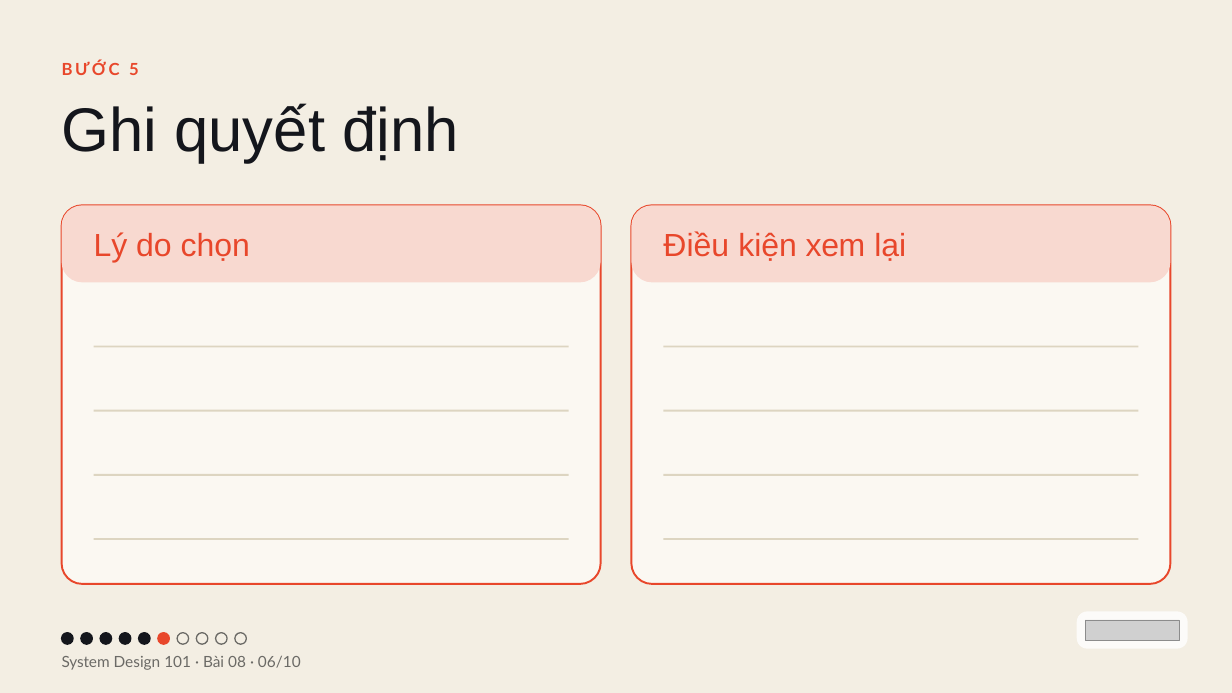
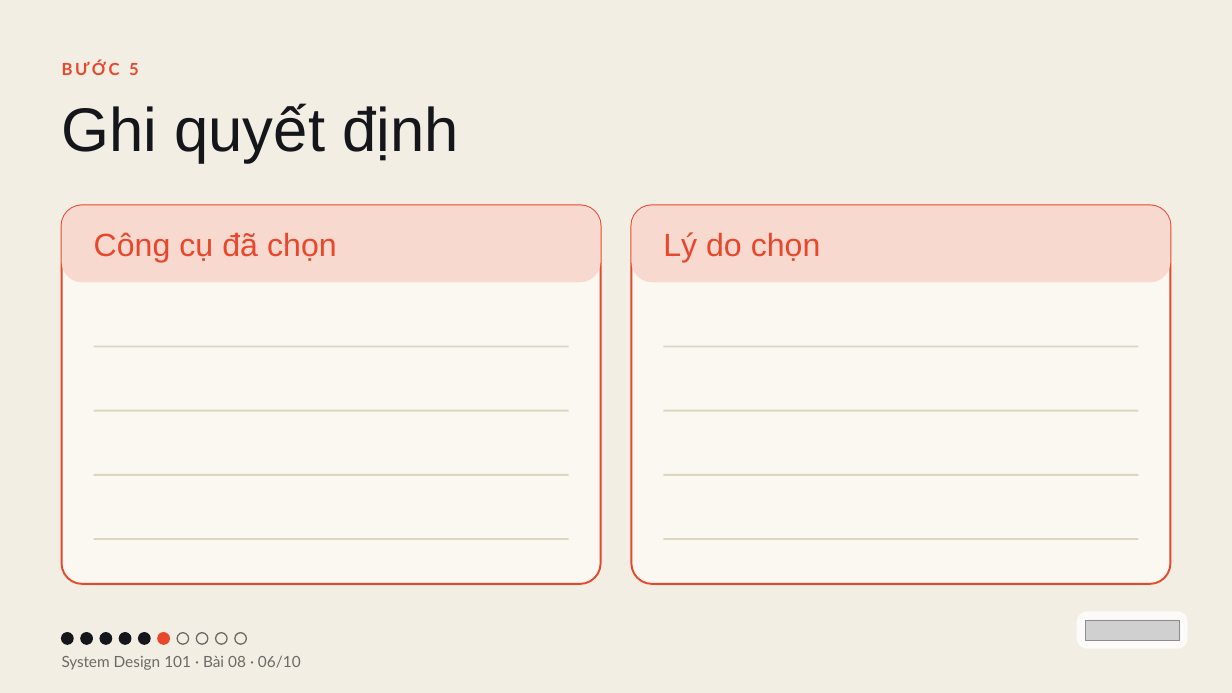
Before and after one commit to vohoailinh90/tool-marketing-studio, a slide deck: slide 6 of system-design-101/vi/lessons/sd-13-008/slides/sd-13-008.pptx. Drawn at 1232x693 pixels with LibreOffice and Linux fonts; fonts in the diff are those of the drawing; grey boxes stand for pictures. Boxes give left, top, right and bottom in pixels: in the first picture for what was removed or moved away, otherwise in the second. Text is boxed around its words. In the diff, an @@ line names an element or a change of style, - is before the commit and + after.

```diff
--- a/system-design-101/vi/lessons/sd-13-008/slides/sd-13-008.pptx
+++ b/system-design-101/vi/lessons/sd-13-008/slides/sd-13-008.pptx
@@ text at bbox=[94, 232, 337, 263]: text changed; size 37.4 to 37.5 pt @@
-Lý do chọn
+Công cụ đã chọn
@@ text at bbox=[663, 232, 821, 263]: text changed; size 37.4 to 37.5 pt @@
-Điều kiện xem lại
+Lý do chọn
```
Also in this commit, not shown: 4 other slides changed.
